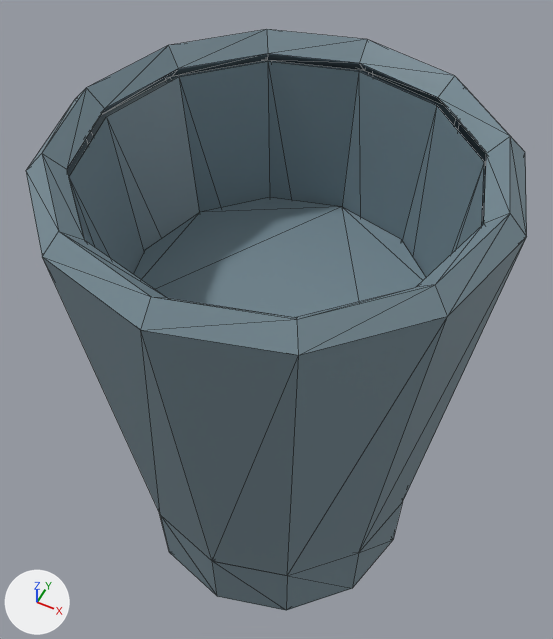
A saved change to the glTF model models/pahar_vodka.glb.
Rendered twice from a 50 mm camera at (0.0279, -0.0564, 0.1117) aimed at (-0.0019, 0.0034, 0.037). Every picture has the same lights, and +X, +Y and +Z are marked at lower left. The first picture is the older version. Mesh edges are drawn as thin lines. Vertices at exactly the same position are counted once.

Objects in the first picture: 'Geam', 'Lichid'.
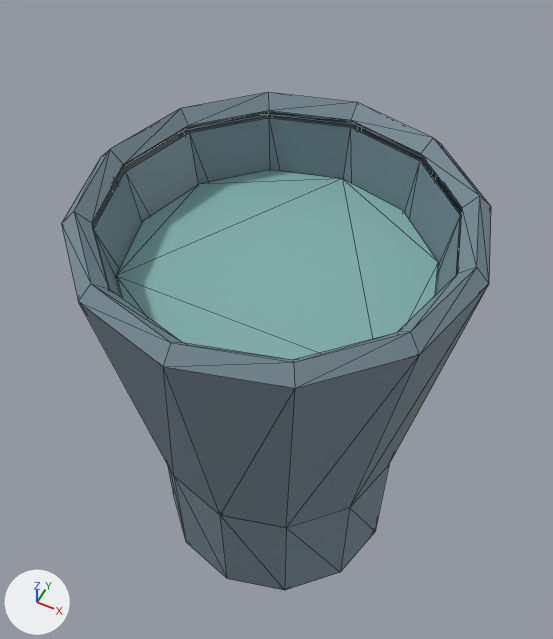
What differs and where, as boxes (x1, y1, x2, y2) in the pictures (553 x 639 px; the box of a moved part takes in the faces that stretch with it):
'Geam', reshaped (14% narrower, 14% shorter): before (26, 29, 527, 610); after (61, 92, 491, 590)
'Lichid', reshaped, recoloured, moved: before (134, 197, 426, 317); after (116, 170, 438, 360)
part 2 of me_lichid, moved or reshaped: before (134, 197, 426, 317); after (116, 170, 438, 360)
part 3 of me_lichid, recoloured: before (134, 197, 426, 317); after (116, 170, 438, 360)

Edits to the bpy script that builds the scene:
```text
Change me_geam:
    used by ob_geam; location = (0.0, 0.0, 0.0)
    remove me_geam.from_pydata(...)  # 110 vertices, 188 faces; spans x -0.025..0.025, y -0.025..0.025, z 0.0..0.067
    add me_geam.from_pydata(...)  # 110 vertices, 188 faces; spans x -0.023..0.023, y -0.023..0.023, z 0.0..0.0596
    me_geam part 1: 110 of 110 vertices moved; they spanned x -0.025..0.025, y -0.025..0.025, z 0.0..0.067 and now span x -0.023..0.023, y -0.023..0.023, z 0.0..0.0596; mean shift (0.0, 0.0, -0.0026)
Change me_lichid:
    used by ob_lichid; location = (0.0, 0.0, 0.012)
    remove me_lichid.from_pydata(...)  # 24 vertices, 44 faces; spans x -0.019..0.019, y -0.019..0.019, z 0.0..0.033
    add me_lichid.from_pydata(...)  # 24 vertices, 44 faces; spans x -0.0185..0.0185, y -0.0185..0.0185, z 0.0..0.03
    me_lichid part 2: 24 of 24 vertices moved; they spanned x -0.019..0.019, y -0.019..0.019, z 0.0..0.033 and now span x -0.0185..0.0185, y -0.0185..0.0185, z 0.0..0.03; mean shift (0.0, 0.0, -0.0015)
    me_lichid part 3: 44 faces centred in x -0.0173..0.0173, y -0.017..0.017, z 0.0..0.033 are repainted in the vertex colours; the middle colour goes from greyish blue #778c96 to cyan #83b3b0
Change ob_lichid:
    ob_lichid.location: (0.0, 0.0, 0.012) -> (0.0, 0.0, 0.02)
```
